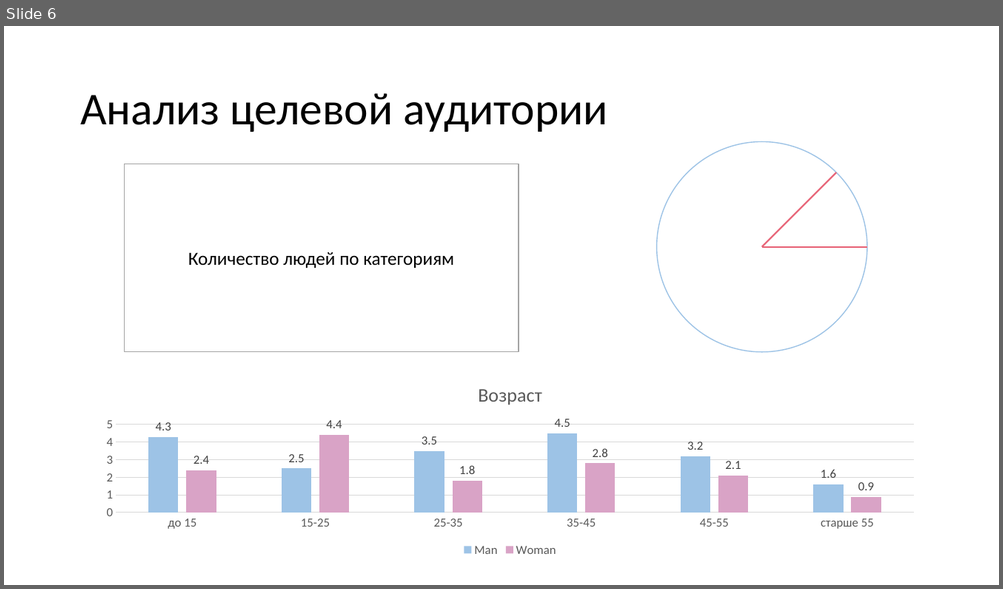
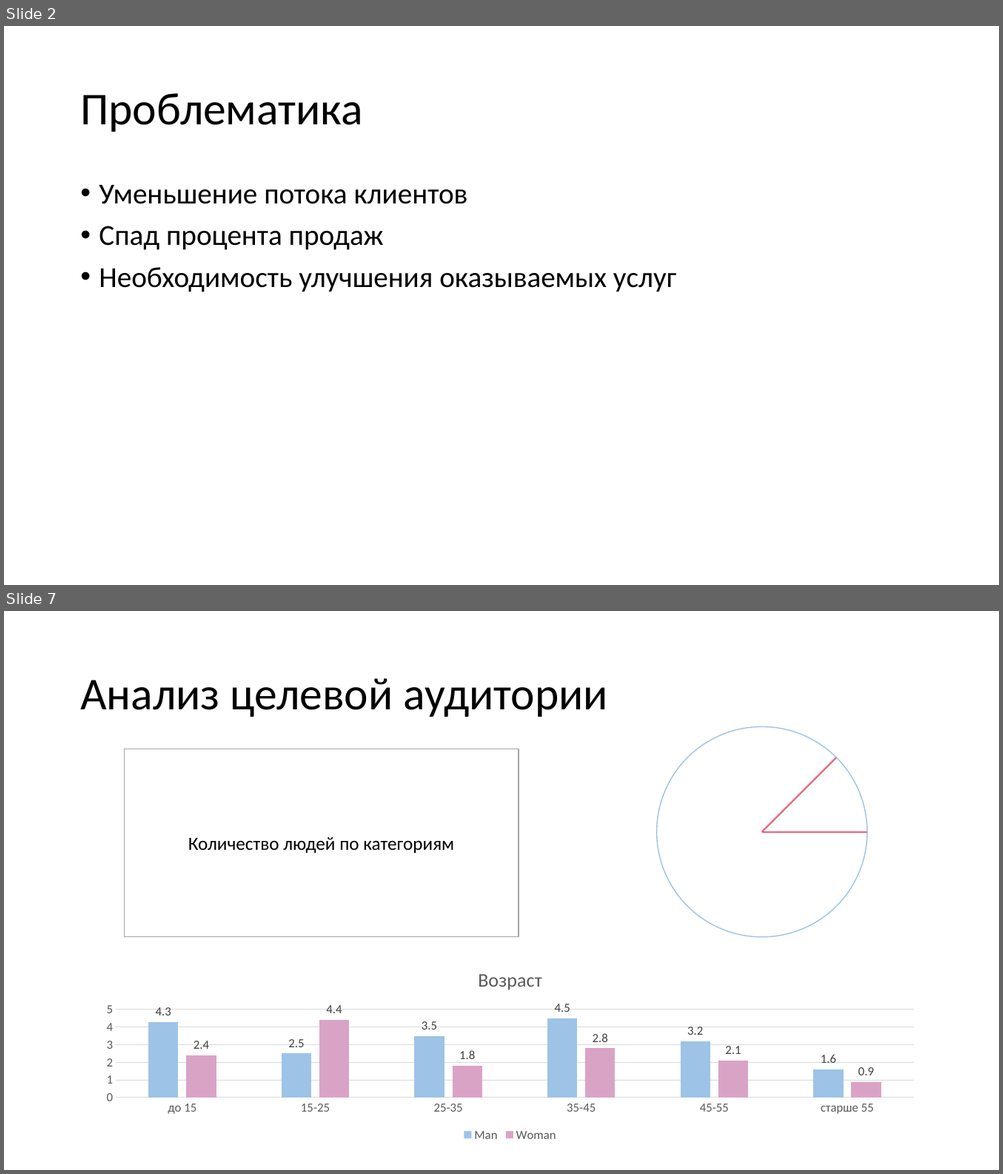
Before and after one commit to vadikko2/Hack_university, a slide deck: Hack_present - 3.pptx. Shown one above the other, each under a label of ours: slide 6 before the commit, slides 2 and 7 after it; the slides between them are not shown. The pictures are 1003x589 and 1003x1174 pixels, drawn with LibreOffice and Linux fonts; fonts in the diff are those of the drawing. Boxes give left, top, right and bottom in pixels: in the first picture for what was removed or moved away, otherwise in the second. Text is boxed around its words. In the diff, an @@ line names an element or a change of style, - is before the commit and + after.

```diff
--- a/Hack_present - 3.pptx
+++ b/Hack_present - 3.pptx
@@ slide 2 added at <box>4,26,999,585</box>, background #FFFFFF @@
@@ title added at <box>80,93,363,132</box>, 44 pt, text #000000 @@
+Проблематика
@@ text added at <box>99,185,676,292</box>, 28 pt, text #000000 @@
+• Уменьшение потока клиентов
+• Спад процента продаж
+• Необходимость улучшения оказываемых услуг
@@ what was slide 6 is now slide 7 @@
```
Also in this commit, not shown: 5 slides changed.
